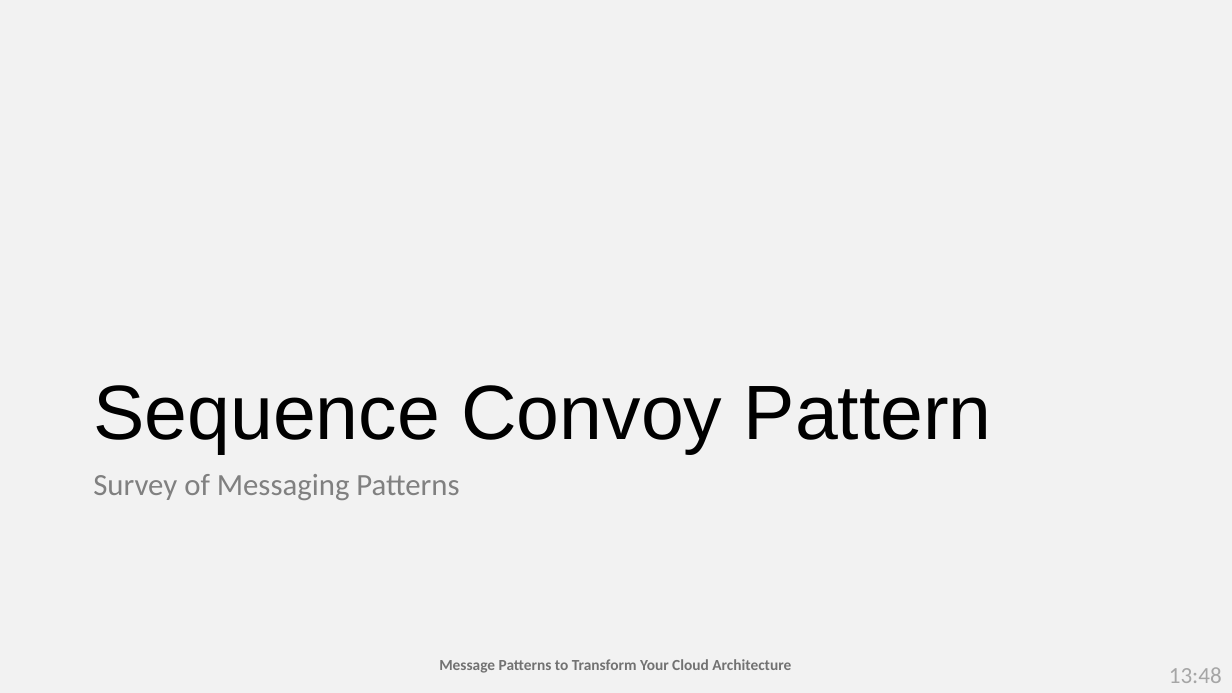
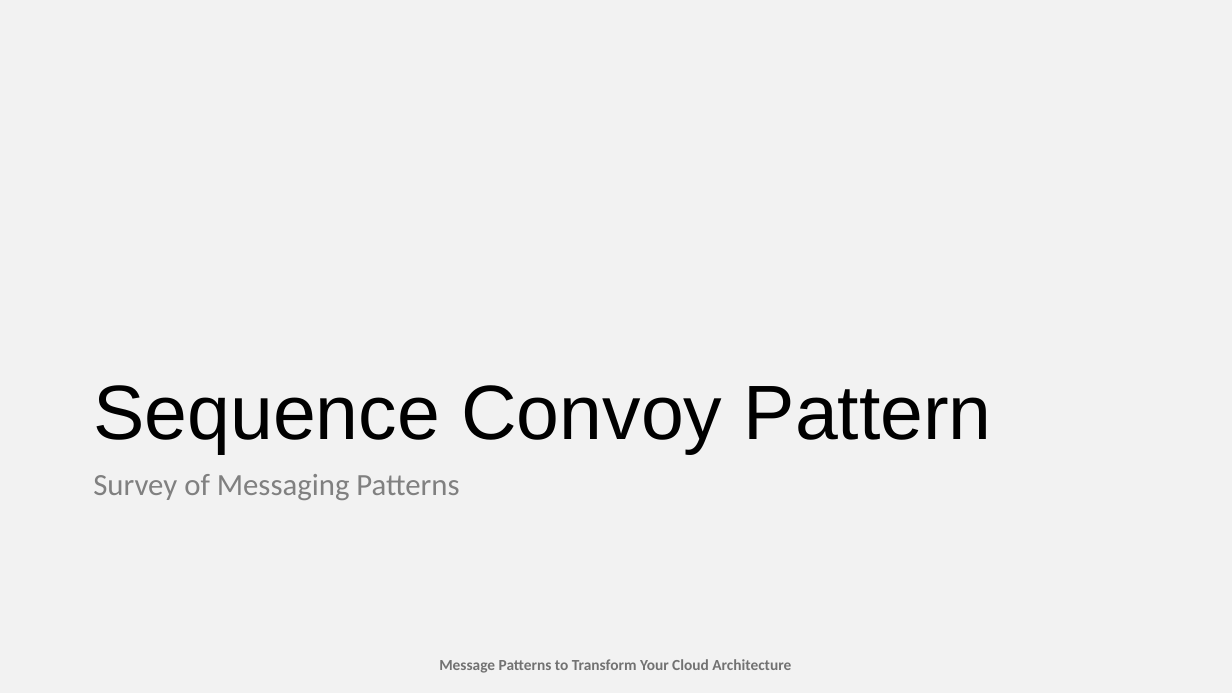
Before and after one commit to TaleLearnCode/MessagingPatternsToTransformYourCloudArchitecture, a slide deck: slide 57 of EventMaterials/MessagingPatterns-Jasper-DEV03.pptx. Drawn at 1232x693 pixels with LibreOffice and Linux fonts; fonts in the diff are those of the drawing. Boxes give left, top, right and bottom in pixels: in the first picture for what was removed or moved away, otherwise in the second. Text is boxed around its words. In the diff, an @@ line names an element or a change of style, - is before the commit and + after.

```diff
--- a/EventMaterials/MessagingPatterns-Jasper-DEV03.pptx
+++ b/EventMaterials/MessagingPatterns-Jasper-DEV03.pptx
@@ text removed at bbox=[1169, 667, 1222, 683] @@
-13:48
```
Also in this commit, not shown: 13 other slides changed.
